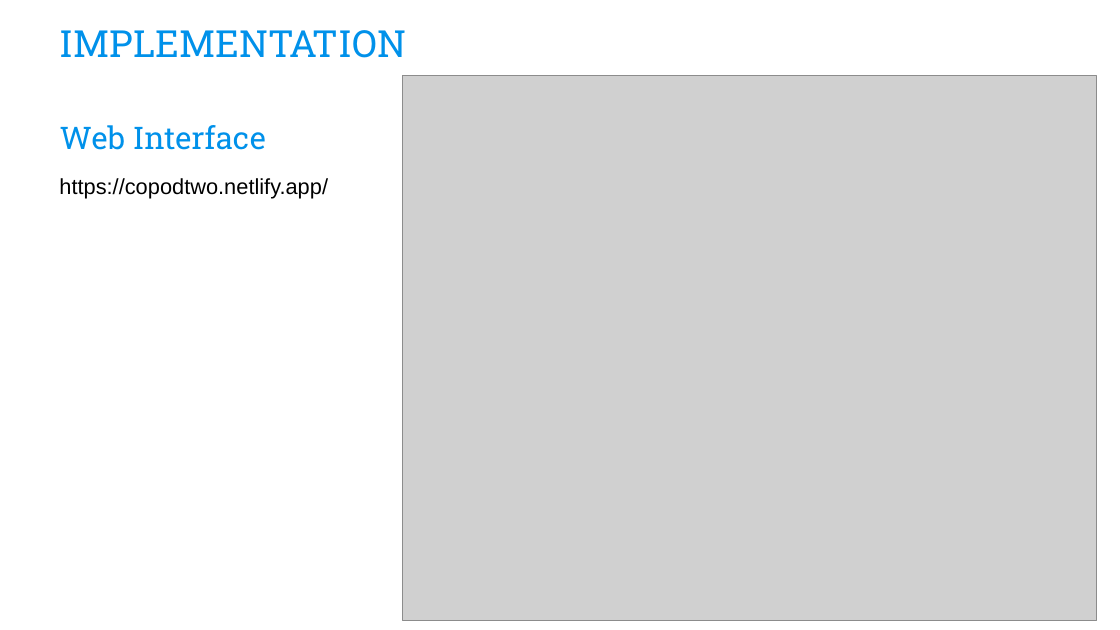
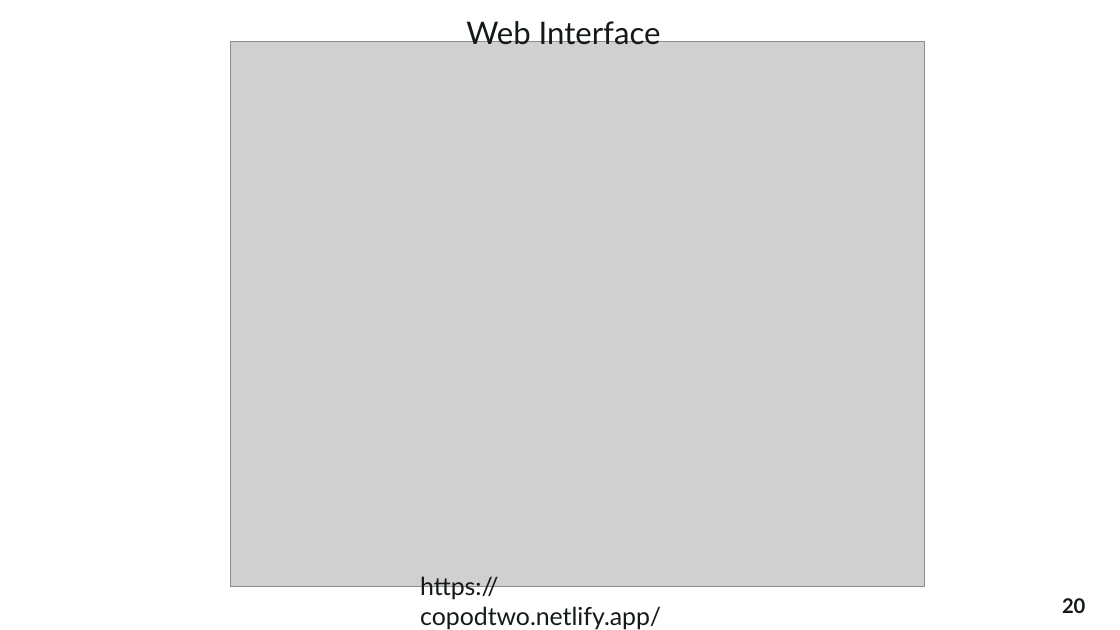
Before and after one commit to theajstars/projex, a slide deck: slide 20 of Ajiboye Oluwaferanmi Post Data.pptx. Drawn at 1120x630 pixels with LibreOffice and Linux fonts; fonts in the diff are those of the drawing; grey boxes stand for pictures; background and template pictures are left out. Boxes give left, top, right and bottom in pixels: in the first picture for what was removed or moved away, otherwise in the second. Text is boxed around its words. In the diff, an @@ line names an element or a change of style, - is before the commit and + after.

```diff
--- a/Ajiboye Oluwaferanmi Post Data.pptx
+++ b/Ajiboye Oluwaferanmi Post Data.pptx
@@ text "Web Interface": place and size @@
-text "Web Interface" at [60, 125, 266, 150]
+text "Web Interface" at [466, 21, 661, 49]
@@ text "Web Interface" at [466, 21, 661, 49]: font Roboto Slab to Lato, text colour #0091EA to #14191B @@
@@ title removed at [60, 30, 406, 58] @@
-IMPLEMENTATION
@@ picture: place and size @@
-picture at [402, 76, 1096, 620]
+picture at [230, 41, 924, 586]
@@ text "https://copodtwo.netlify.app/": place and size @@
-text "https://copodtwo.netlify.app/" at [59, 178, 328, 199]
+text "https://copodtwo.netlify.app/" at [420, 576, 661, 630]
@@ text "https://copodtwo.netlify.app/" at [420, 576, 661, 630]: size 14 to 16 pt, font Arial to Lato, text colour #000000 to #14191B @@
@@ page number at [1062, 598, 1085, 613]: text colour #0091EA to #14191B @@
```
Also in this commit, not shown: 25 other slides changed, 1 slide added, 1 slide removed, 1 other file.
